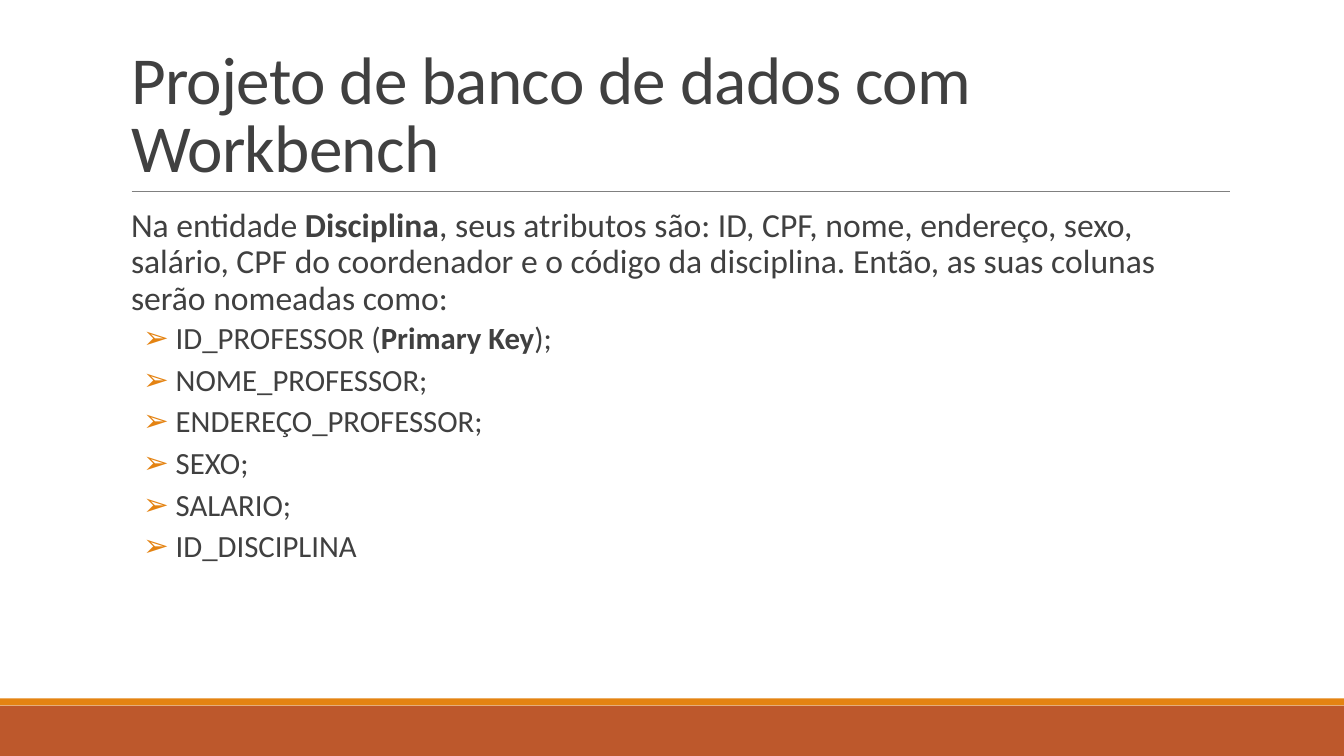
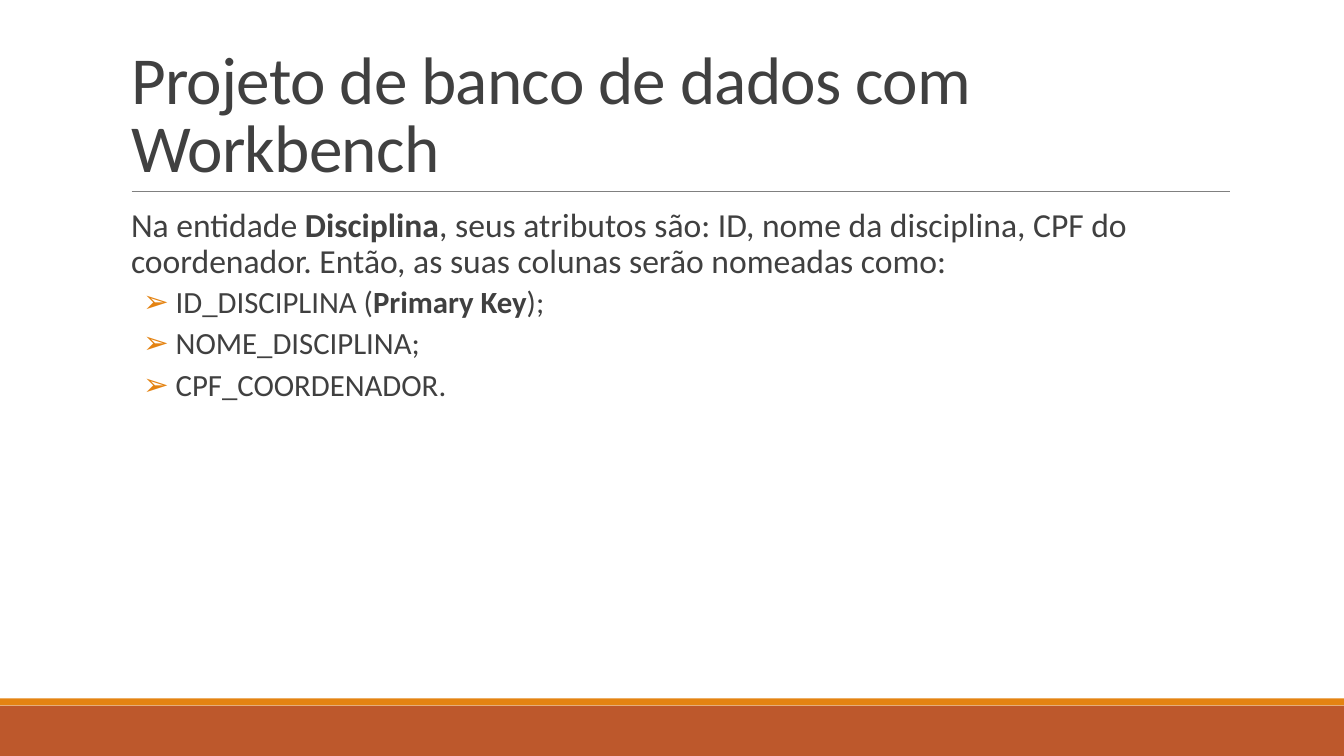
Before and after one commit to LucasHerculanoAmaro/Minhas-Aulas, a slide deck: slide 26 of Euripedes Simões de Paula/Banco de Dados/Aula 9/Projeto de Banco de Dados.pptx. Drawn at 1344x756 pixels with LibreOffice and Linux fonts; fonts in the diff are those of the drawing. Boxes give left, top, right and bottom in pixels: in the first picture for what was removed or moved away, otherwise in the second. Text is boxed around its words. In the diff, an @@ line names an element or a change of style, - is before the commit and + after.

Commit message:
Terminando o penultimo tema da aula 9 de Banco de dados

```diff
--- a/Euripedes Simões de Paula/Banco de Dados/Aula 9/Projeto de Banco de Dados.pptx
+++ b/Euripedes Simões de Paula/Banco de Dados/Aula 9/Projeto de Banco de Dados.pptx
@@ text at [131,213,1126,400]: text changed @@
-  Na entidade Disciplina, seus atributos são: ID, CPF, nome, endereço, sexo, salário, CPF do coordenador e o código da disciplina. Então, as suas colunas serão nomeadas como:
-  ➢ ID_PROFESSOR (Primary Key);
-  ➢ NOME_PROFESSOR;
-  ➢ ENDEREÇO_PROFESSOR;
-  ➢ SEXO;
-  ➢ SALARIO;
-  ➢ ID_DISCIPLINA
+  Na entidade Disciplina, seus atributos são: ID, nome da disciplina, CPF do coordenador. Então, as suas colunas serão nomeadas como:
+  ➢ ID_DISCIPLINA (Primary Key);
+  ➢ NOME_DISCIPLINA;
+  ➢ CPF_COORDENADOR.
```
Also in this commit, not shown: 1 other slide changed, 4 slides added, 1 other file.
